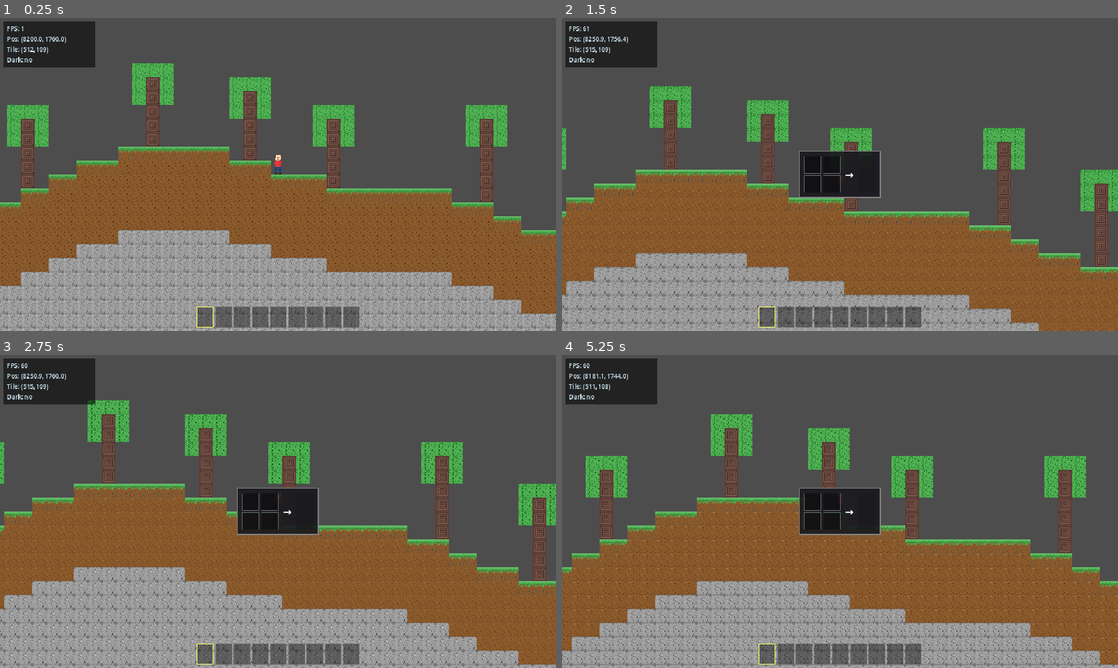
Above: before the commit, frames 1-4 (two rows, left to right).
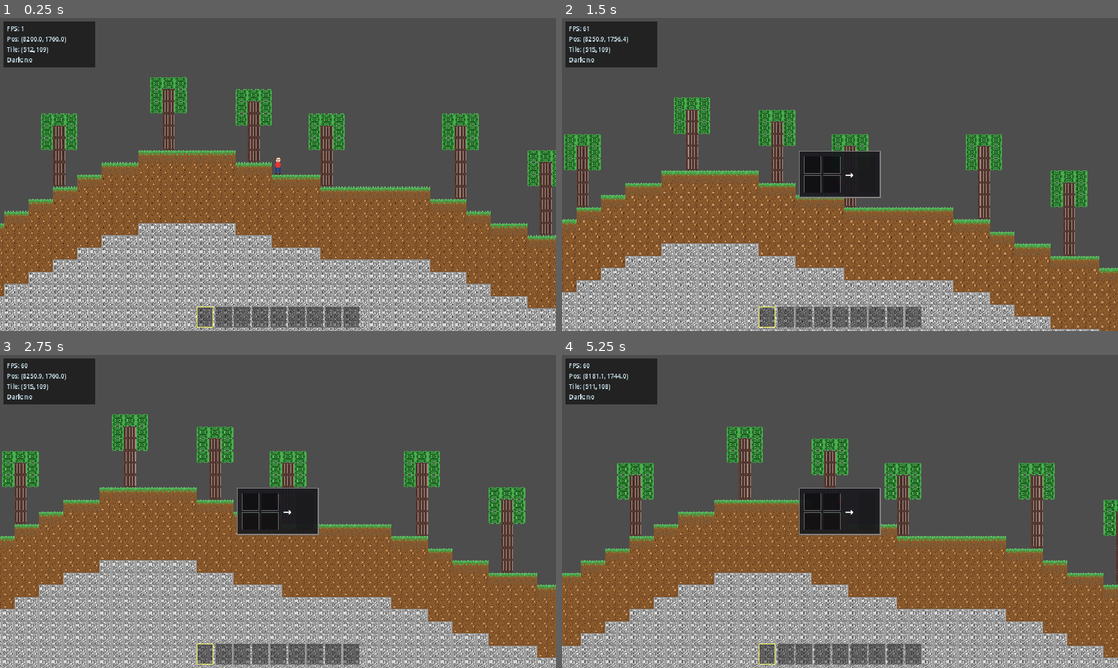
Above: after the commit, the same moments.

Repository: Nornttyy/tielaruia
Game: Godot game, scene res://scenes/main.tscn
Same seed, same stepped clock (60 frames per second), same inputs: the game is played once before the commit and once after it.
Inputs (mouse positions are in pixels of both pictures, inside the frame that each line leads up to):
- Up to frame 1 (0.25 s): no input
- Up to frame 2 (1.5 s): tap Enter at 0.5 s; move the mouse to (962, 158) at 0.52 s; hold D (move_right) 0.53-1.25 s; tap C (crafting_2x2) at 0.6 s; click (962, 158) at 0.67 s; tap Space (jump) at 0.77 s; drag from (728, 190) to (812, 237) at 1.27 s
- Up to frame 3 (2.75 s): move the mouse to (333, 442) at 2.02 s; press the mouse at (333, 442) at 2.03 s; hold D (move_right) from 2.03 s (still down)
- Up to frame 4 (5.25 s): release D (move_right) at 2.75 s; release the mouse at (895, 442) at 2.75 s; tap Space (jump) at 2.75, 3.77 s; drag from (812, 574) to (673, 464) at 2.77 s; move the mouse to (1006, 558) at 3.52 s; hold A (move_left) 3.53-4.25 s; hold Shift 3.53-4.25 s; drag from (673, 464) to (756, 433) at 4.27 s; move the mouse to (867, 511) at 5.02 s; hold A (move_left) from 5.03 s (still down); tap Ctrl at 5.1 s; click (867, 511) at 5.17 s

The runs differ from the first frame. In frame 1, 32% of the frame differs, in the area x 0-100%, y 14-100%; in frame 2, 27%; in frame 3, 30%; in frame 4, 28%.

Commit message:
fix(tiles): 树叶不再掉原木 + 重画方块材质更像泰拉瑞亚
- LEAVES.drops: [log 30%] → [leaves 100%, stick 20%]
- camera zoom 2.0 → 1.75 (方块稍小)
- LOG 横截面年轮 → 竖向树皮 + 凸条 + 木结
- LEAVES 散点噪声 → 多个叶簇 + 簇心高光 + 四角透空
- GRASS 顶部加草尖出戳 (透空 + 高光)
- STONE/DIRT/SAND 新增 L 高光色, 加凸起团块 + 块面感

Co-Authored-By: Claude Opus 4.7 (1M context) <noreply@anthropic.com>

Diff:
--- a/scenes/world/world.tscn
+++ b/scenes/world/world.tscn
@@ -18,6 +18,6 @@
 [node name="Entities" type="Node2D" parent="."]
 
 [node name="Camera2D" type="Camera2D" parent="."]
-zoom = Vector2(2, 2)
+zoom = Vector2(1.75, 1.75)
 position_smoothing_enabled = true
 position_smoothing_speed = 8.0
--- a/scripts/art/blocks_art.gd
+++ b/scripts/art/blocks_art.gd
@@ -35,6 +35,7 @@
 	"D": Color8(109, 68, 38),
 	"k": Color8(74, 47, 26),     # 小石子
 	"l": Color8(166, 124, 82),   # 高光
+	"L": Color8(200, 149, 106),  # 凸起亮面
 }
 
 const _P_STONE := {
@@ -42,6 +43,7 @@
 	"S": Color8(117, 117, 117),
 	"l": Color8(189, 189, 189),
 	"k": Color8(89, 89, 89),     # 裂纹
+	"L": Color8(221, 221, 221),  # 凸起亮面
 }
 
 const _P_SAND := {
@@ -49,13 +51,14 @@
 	"Y": Color8(230, 193, 77),
 	"l": Color8(250, 234, 122),
 	"k": Color8(186, 152, 56),
+	"L": Color8(255, 244, 168),  # 凸起亮面
 }
 
 const _P_LOG := {
 	"b": Color8(93, 64, 55),     # 树皮基色
-	"B": Color8(62, 39, 35),     # 树皮深
-	"r": Color8(121, 85, 72),    # 木芯高光
-	"R": Color8(78, 52, 46),     # 年轮
+	"B": Color8(62, 39, 35),     # 树皮深沟
+	"l": Color8(161, 136, 127),  # 树皮高光（凸条）
+	"R": Color8(78, 52, 46),     # 木结
 }
 
 const _P_LEAVES := {
@@ -96,119 +99,124 @@
 
 # --- 图案 (每方块 16x16) ---
 
+# 草方块：顶部 1-2px 草尖 (透空 + 高光) + 渐变到泥土
 const _GRASS := [
-	"aaaaaaaaaaaaaaaa",
-	"gaagagagagagaaga",
-	"gggGgGgGgggGgggg",
-	"GGGGGGGGGGGGGGGG",
-	"gddgdGgdgddggGgg",
-	"ddgdgddgdgGggddd",
+	".a..aa..a..aa..a",
+	"agaagaagaagaagaa",
+	"agGgggGggggGggga",
+	"GgggGgGgggGggGgg",
+	"gGddgdGddgGdgdgg",
+	"ddggddgdgdggddgd",
 	"dddgddddddddgddd",
 	"dddddddddddddddd",
-	"dDddddDdddddddDd",
+	"dDdddddDdddddddd",
 	"ddDddddddddddddd",
-	"DdddddddddddDddd",
-	"ddddDdddddddDddd",
-	"ddddddddDdddDddd",
-	"DddddDdddddddddd",
+	"DdddddddddDdkddd",
+	"ddDddDdddddddddd",
+	"dddddddDdkddDddd",
+	"DddddDddddddddDd",
 	"dddDddddddddDddd",
-	"dDdddddDdddddddD",
-]
-
+	"dDddddDdddddkddd",
+]
+
+# 泥土：散布凸起 (LL 簇) + 小石子 (k) + 阴影变化 (D)
 const _DIRT := [
-	"dddddddddddddddd",
-	"dddlddddddddddDd",
-	"ddDddddkdddddddd",
-	"dddddddddddDdddd",
-	"dDdddddddddddddd",
-	"dddddddDdddddddd",
-	"ddDdddddddkddddd",
-	"ddddddddddddDddd",
+	"dDdDddDddDddDdDd",
+	"ddlDdddddddddkdd",
+	"dDdddkdDdLLddddd",
+	"dddddddddLLdkddd",
+	"dDddDddddddddddd",
+	"ddkddDdddddddddD",
+	"ddDdddddddkLLddd",
+	"ddddddddddDLLdkd",
 	"dlddddddDdddddDd",
 	"ddddDdddddddddDd",
-	"DdddddddddDddddd",
-	"dddddkdddddddddd",
-	"ddDdddddddddDddD",
-	"dddddddDddddddDd",
+	"DdddddddddDddkdd",
+	"ddddDkdddddddddd",
+	"ddDLLdddddddDddD",
+	"dddLLddDdddddDDd",
 	"ddddddDddddkdDdd",
-	"DddDdDddddDddddD",
-]
-
+	"DddDdDdddDddddDd",
+]
+
+# 石头：凸起团 (LL) + 裂纹 (k) + 高光散点 (l) — 加块面感
 const _STONE := [
-	"SSsSsSsSsSsSsSSS",
-	"SssssssssssssssS",
-	"sslsssssksssslss",
-	"ssssssksssssssss",
-	"SsssssssssssssSs",
-	"sssssksslsssssss",
-	"ssslsssksssssSss",
-	"sssssssssksssssS",
-	"sslsssssssssssss",
-	"sssssksssslksssS",
-	"sssssssssssssSss",
-	"sslsssksssssssss",
-	"sSsssslsssssksss",
-	"sssssssSssssksss",
-	"SssssssssssksSsS",
-	"SSsSsSsSsSsSsSSS",
-]
-
+	"sSsSsssSsSsSsSss",
+	"slksslLLslsssLss",
+	"ssksklLLslsssLss",
+	"ssklssklssssklss",
+	"sLLLLkssksssklss",
+	"sLLLLklllksssLss",
+	"sLLLLklllksssLss",
+	"sssklllllkLLksss",
+	"sssklssklsLLkLss",
+	"ssklksksslsklsLs",
+	"slkssklllssLLkss",
+	"slksslssklsLLkss",
+	"sssklssklsssklss",
+	"sssLLkssssklssLs",
+	"ssLLLkksssklssss",
+	"sSsSsssSsSsSsSss",
+]
+
+# 沙：散落沙丘小凸起 (LL) + 偶发石子 (k)
 const _SAND := [
-	"yyyylyyyyyyyyyyy",
-	"yyyyyyyyyyyyyyly",
-	"yyyyykyyyyyyyyyy",
-	"yyyyyyyyyyyyyyyy",
-	"ylyyyyyyyyyyyyYy",
-	"yyyyyyykyyyyyyyy",
-	"yyYyyyyyyyyyyyly",
-	"yyyyyyyyyyyyyyyy",
-	"yyyyyyyyyyykyyyy",
-	"ylyyyyyYyyyyyyyy",
+	"yyyyylyyyyyyyyyy",
+	"yyyykyyyyyyyyLLy",
+	"yyyLLyyyyyyyyLLy",
+	"yyLLLyyykyyyyyyy",
+	"yYyyyyykyyyyyYyy",
+	"yyyyYyyyyyyykyyy",
+	"yyykyyyyyYyyyyly",
+	"yyyyyyyyyykLLyyy",
+	"yyyyyyyyykLLLLyy",
+	"ylyyyyYyyyLLLlyy",
 	"yyyyyykyyyyyyyyy",
 	"yyyyyyyyyyyyyyyy",
 	"yyyyyyyyyyyylyyy",
-	"yyyyyyyyykyyyyyy",
-	"yYyyyyyyyyyyyyyy",
+	"yyyykLLyyykyyyyy",
+	"yYyykLLyyyyyyyyy",
 	"yyyyyyyyyyyyyyyy",
 ]
 
-# 原木从上往下看 (用作树干)：环形年轮
+# 原木从侧面看（用作树干）：竖向树皮纹理 + 凸起高光条 + 偶发木结
 const _LOG := [
-	"bbbbbbbbbbbbbbbb",
-	"bBbbbbbbbbbbbbBb",
-	"bbrrrrrrrrrrrrbb",
-	"bbrRRRRRRRRRRrbb",
-	"bbrRrrrrrrrrRrbb",
-	"bbrRrRRRRRRrRrbb",
-	"bbrRrRrrrrRrRrbb",
-	"bbrRrRrRRrRrRrbb",
-	"bbrRrRrRRrRrRrbb",
-	"bbrRrRrrrrRrRrbb",
-	"bbrRrRRRRRRrRrbb",
-	"bbrRrrrrrrrrRrbb",
-	"bbrRRRRRRRRRRrbb",
-	"bbrrrrrrrrrrrrbb",
-	"bBbbbbbbbbbbbbBb",
-	"bbbbbbbbbbbbbbbb",
-]
-
+	"bbBbbBbbBbbBbbBb",
+	"bBblbBblbBblbBbl",
+	"bbblbBblbbblbBbl",
+	"bBblbBblbBblbBbl",
+	"bBblbRRlbBblbBbl",
+	"bBblbRRlbBblbBbl",
+	"bBblbBblbBblbBbl",
+	"bBblbBblbBblbBbl",
+	"bBblbBblbBblbBbl",
+	"bBblbBblbBblbRRl",
+	"bBblbBblbBblbRRl",
+	"bBblbBblbBblbBbl",
+	"bbblbBblbBblbBbl",
+	"bBblbBblbBblbBbl",
+	"bbBbbBbbBbbBbbBb",
+	"bbbBbbBbbBbbBbbb",
+]
+
+# 树叶：多个叶簇 + 簇心高光 + 四角透空 (打破方形轮廓)
 const _LEAVES := [
-	"LlllLllLlLllLlLl",
-	"llhllldlLlhlllll",
-	"LlllLlllLllLllll",
-	"lllldlllllldllLl",
-	"lLlllllhllllllll",
-	"lllldlllLlllllld",
-	"lhlllllllllhllll",
-	"lllLllldllllllll",
-	"lllllllllLllllhl",
-	"lhlldllllllldlll",
-	"llllLllllhlllllL",
-	"llldlllllllllldl",
-	"lhlllllLllllllhl",
-	"lllldllllldllllL",
-	"lLlllLlllhlllLll",
-	"llllLLllLllllhll",
+	".lLLll....llLll.",
+	"lLLddLllllLddLLl",
+	"lLddhdLLLdhddLll",
+	"lLLddhLLhLLddLll",
+	"llLLLLLLLLLLLLll",
+	"llLLddddddddLLll",
+	"lLLdhhdLLdhhdLLl",
+	"lLddhdLLLLdhddLl",
+	"lLddhdLLLLdhddLl",
+	"lLLdhhdLLdhhdLLl",
+	"llLLddddddddLLll",
+	"llLLLLLLLLLLLLll",
+	"lLLddhLLhLLddLll",
+	"lLddhdLLLdhddLll",
+	"lLLddLllllLddLLl",
+	".lLLll....llLll.",
 ]
 
 const _PLANKS := [
--- a/scripts/world/tile_data.gd
+++ b/scripts/world/tile_data.gd
@@ -49,10 +49,10 @@
 		"drops": [["log", 100, 1, 1]],
 	},
 	LEAVES: {
-		# 不实心 (玩家可穿过)；砍下 30% 概率掉原木代替树苗
+		# 不实心 (玩家可穿过)；100% 掉树叶本身 + 20% 额外掉根木棍
 		"solid": false, "mineable": true,
 		"tool_tiers": {"": 0, "pickaxe": 0, "axe": 0, "sword": 0},
-		"drops": [["log", 30, 1, 1]],
+		"drops": [["leaves", 100, 1, 1], ["stick", 20, 1, 1]],
 	},
 	PLANKS: {
 		"solid": true, "mineable": true,
